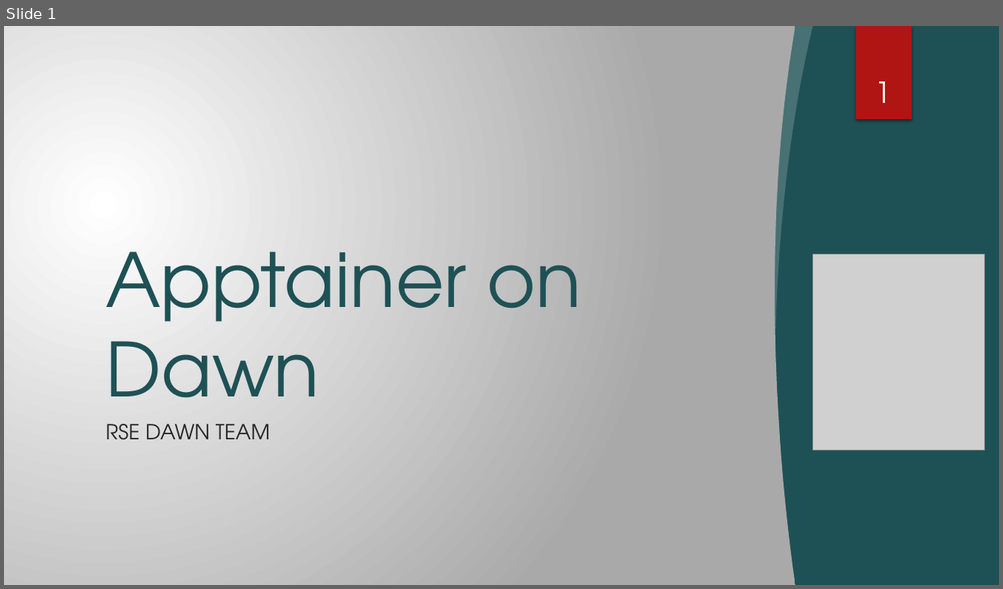
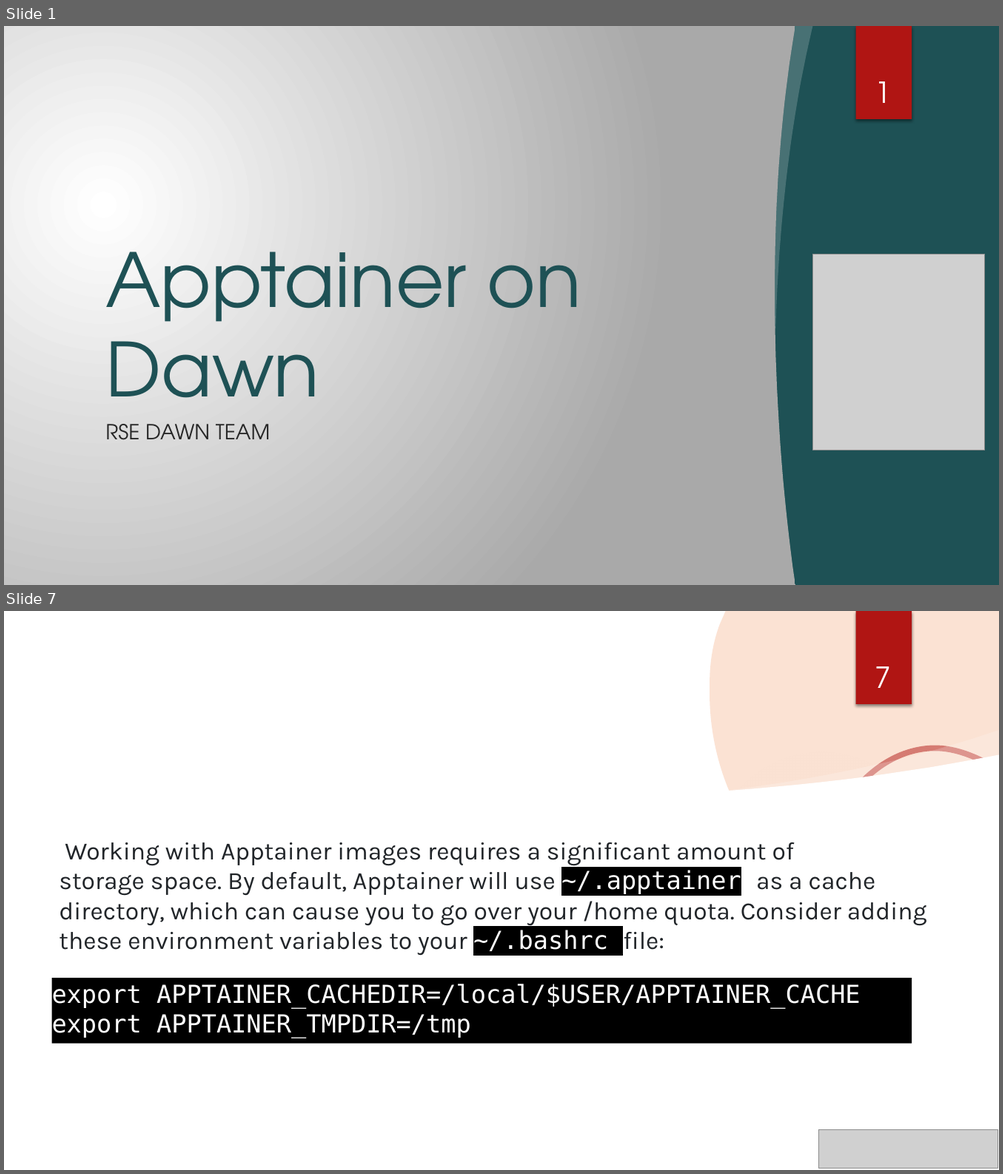
Before and after one commit to RSE-Cambridge/Intro-to-Dawn, a slide deck: Part4-Apptainer/slides/Apptainer_onDAWN.pptx. Shown one above the other, each under a label of ours: slide 1 before the commit, slides 1 and 7 after it; the slides between them are not shown. The pictures are 1003x589 and 1003x1174 pixels, drawn with LibreOffice and Linux fonts; fonts in the diff are those of the drawing; grey boxes stand for pictures; background and template pictures are left out. Boxes give left, top, right and bottom in pixels: in the first picture for what was removed or moved away, otherwise in the second. Text is boxed around its words. In the diff, an @@ line names an element or a change of style, - is before the commit and + after.

```diff
--- a/Part4-Apptainer/slides/Apptainer_onDAWN.pptx
+++ b/Part4-Apptainer/slides/Apptainer_onDAWN.pptx
@@ slide 7 added at <box>4,611,999,1170</box>, background picture (left out); not listed: 1 template element that a slide beside it also shows @@
@@ freeform shape added at <box>710,611,999,992</box>, fill #F4A16F at 30% opacity @@
@@ rectangle added at <box>855,611,911,704</box>, fill #B01513 @@
@@ page number added at <box>875,667,891,688</box>, 28 pt, text #FFFFFF @@
+7
@@ freeform shape added at <box>716,730,999,797</box>, fill #FFFFFF at 20% opacity @@
@@ freeform shape added at <box>4,755,999,1170</box>, fill #FFFFFF @@
@@ ellipse added at <box>706,748,936,977</box>, fill gradient #F3F3F3 @@
@@ freeform shape added at <box>808,749,999,1170</box>, outline #B01513 5.5 pt @@
@@ text added at <box>59,843,927,956</box>, 24 pt, text #212529 @@
+Working with Apptainer images requires a significant amount of storage space. By default, Apptainer will use ~/.apptainer as a cache directory, which can cause you to go over your /home quota. Consider adding these environment variables to your ~/.bashrc file:
@@ title added at <box>221,843,876,890</box>, 42 pt, text #FFFFFF @@
+Apptainer Cache
@@ rectangle added at <box>52,978,911,1044</box>, fill #000000, 24 pt, text #FFFFFF @@
+export APPTAINER_CACHEDIR=/local/$USER/APPTAINER_CACHE export APPTAINER_TMPDIR=/tmp
@@ picture added at <box>819,1130,998,1169</box> @@
```
Also in this commit, not shown: 2 slides changed, 30 other slides added.
